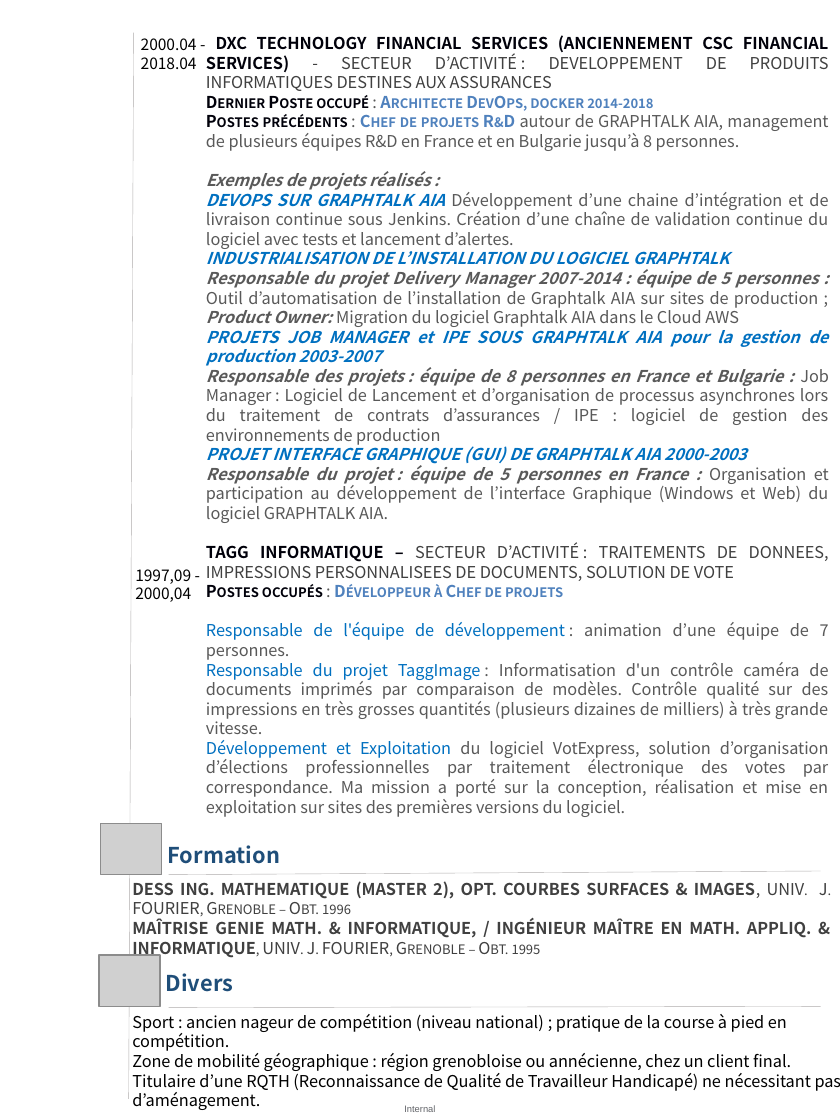
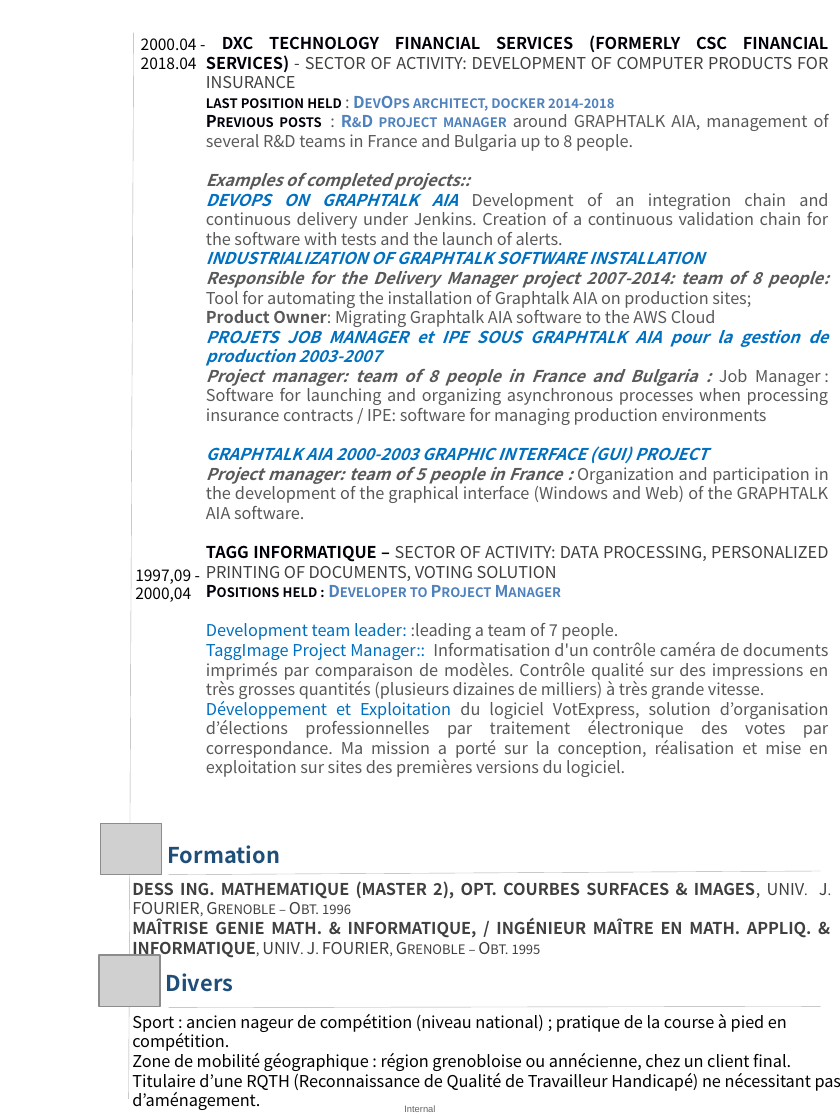
Before and after one commit to Solifred38/cv, a slide deck: slide 2 of CV_FFROMAGER.pptx. Drawn at 840x1120 pixels with LibreOffice and Linux fonts; fonts in the diff are those of the drawing; grey boxes stand for pictures. Boxes give left, top, right and bottom in pixels: in the first picture for what was removed or moved away, otherwise in the second. Text is boxed around its words. In the diff, an @@ line names an element or a change of style, - is before the commit and + after.

```diff
--- a/CV_FFROMAGER.pptx
+++ b/CV_FFROMAGER.pptx
@@ text at (206, 35, 829, 327): text changed @@
-DXC TECHNOLOGY FINANCIAL SERVICES (ANCIENNEMENT CSC FINANCIAL SERVICES) - SECTEUR D’ACTIVITÉ : DEVELOPPEMENT DE PRODUITS INFORMATIQUES DESTINES AUX ASSURANCES
-Dernier Poste occupé : Architecte DevOps, docker 2014-2018
-Postes précédents : Chef de projets R&D autour de GRAPHTALK AIA, management de plusieurs équipes R&D en France et en Bulgarie jusqu’à 8 personnes.
-Exemples de projets réalisés :
-DEVOPS SUR GRAPHTALK AIA Développement d’une chaine d’intégration et de livraison continue sous Jenkins. Création d’une chaîne de validation continue du logiciel avec tests et lancement d’alertes.
-INDUSTRIALISATION DE L’INSTALLATION DU LOGICIEL GRAPHTALK
-Responsable du projet Delivery Manager 2007-2014 : équipe de 5 personnes : Outil d’automatisation de l’installation de Graphtalk AIA sur sites de production ; Product Owner: Migration du logiciel Graphtalk AIA dans le Cloud AWS
+DXC TECHNOLOGY FINANCIAL SERVICES (FORMERLY CSC FINANCIAL SERVICES) - SECTOR OF ACTIVITY: DEVELOPMENT OF COMPUTER PRODUCTS FOR INSURANCE
+last position held : DevOps architect, docker 2014-2018
+Previous posts : R&D project manager around GRAPHTALK AIA, management of several R&D teams in France and Bulgaria up to 8 people.
+Examples of completed projects::
+DEVOPS ON GRAPHTALK AIA Development of an integration chain and continuous delivery under Jenkins. Creation of a continuous validation chain for the software with tests and the launch of alerts.
+INDUSTRIALIZATION OF GRAPHTALK SOFTWARE INSTALLATION
+Responsible for the Delivery Manager project 2007-2014: team of 8 people: Tool for automating the installation of Graphtalk AIA on production sites;
+Product Owner: Migrating Graphtalk AIA software to the AWS Cloud
@@ text at (206, 364, 829, 699): text changed @@
-Responsable des projets : équipe de 8 personnes en France et Bulgarie : Job Manager : Logiciel de Lancement et d’organisation de processus asynchrones lors du traitement de contrats d’assurances / IPE : logiciel de gestion des environnements de production
-PROJET INTERFACE GRAPHIQUE (GUI) DE GRAPHTALK AIA 2000-2003
-Responsable du projet : équipe de 5 personnes en France : Organisation et participation au développement de l’interface Graphique (Windows et Web) du logiciel GRAPHTALK AIA.
-TAGG INFORMATIQUE – SECTEUR D’ACTIVITÉ : TRAITEMENTS DE DONNEES, IMPRESSIONS PERSONNALISEES DE DOCUMENTS, SOLUTION DE VOTE
-Postes occupés : Développeur à Chef de projets
-Responsable de l'équipe de développement : animation d’une équipe de 7 personnes.
-Responsable du projet TaggImage : Informatisation d'un contrôle caméra de documents imprimés par comparaison de modèles. Contrôle qualité sur des impressions en très grosses quantités (plusieurs dizaines de milliers) à très grande vitesse.
+Project manager: team of 8 people in France and Bulgaria : Job Manager : Software for launching and organizing asynchronous processes when processing insurance contracts / IPE: software for managing production environments
+GRAPHTALK AIA 2000-2003 GRAPHIC INTERFACE (GUI) PROJECT
+Project manager: team of 5 people in France : Organization and participation in the development of the graphical interface (Windows and Web) of the GRAPHTALK AIA software.
+TAGG INFORMATIQUE – SECTOR OF ACTIVITY: DATA PROCESSING, PERSONALIZED PRINTING OF DOCUMENTS, VOTING SOLUTION
+Positions held : Developer to Project Manager
+Development team leader: :leading a team of 7 people.
+TaggImage Project Manager:: Informatisation d'un contrôle caméra de documents imprimés par comparaison de modèles. Contrôle qualité sur des impressions en très grosses quantités (plusieurs dizaines de milliers) à très grande vitesse.
```
Also in this commit, not shown: 1 other slide changed.
